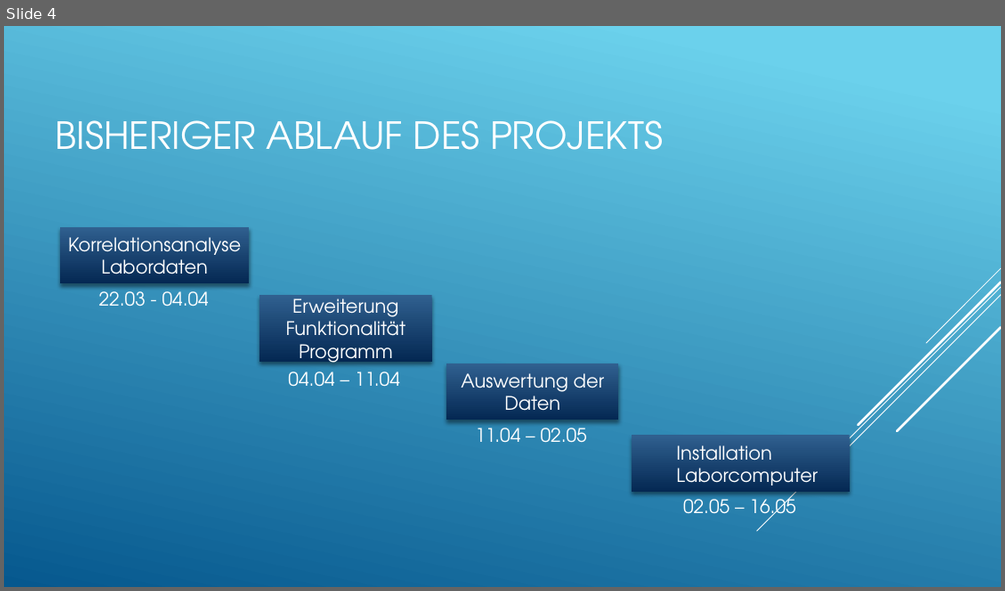
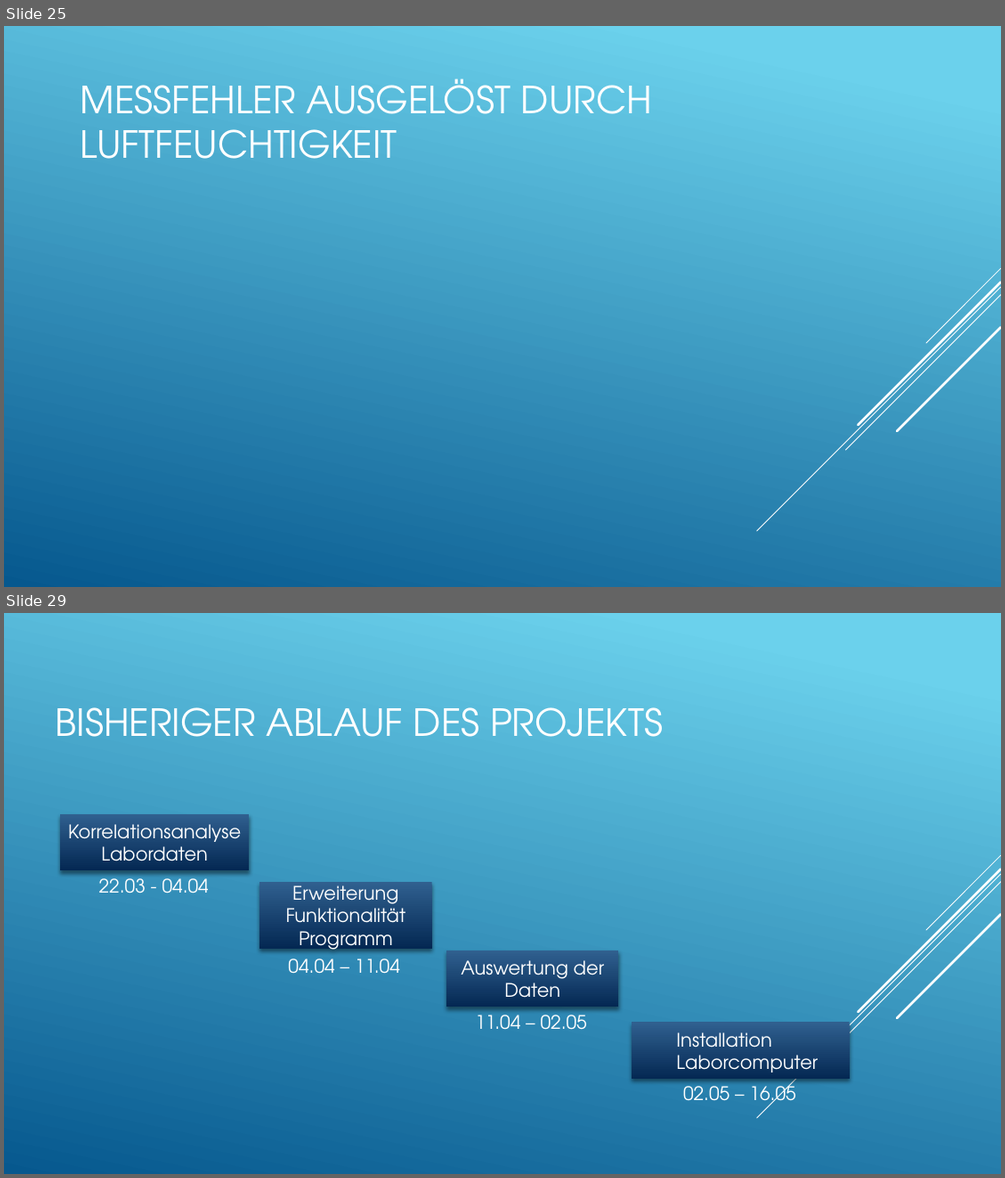
Before and after one commit to Dragnee1Natsu/Air-q-Projekt, a slide deck: Abschlusspräsentation.pptx. Shown one above the other, each under a label of ours: slide 4 before the commit, slides 25 and 29 after it; the slides between them are not shown. The pictures are 1005x591 and 1005x1178 pixels, drawn with LibreOffice and Linux fonts; fonts in the diff are those of the drawing. Boxes give left, top, right and bottom in pixels: in the first picture for what was removed or moved away, otherwise in the second. Text is boxed around its words. In the diff, an @@ line names an element or a change of style, - is before the commit and + after.

```diff
--- a/Abschlusspräsentation.pptx
+++ b/Abschlusspräsentation.pptx
@@ slide 25 added at (4, 26, 1001, 587), background gradient #6ED2EB to #06588E; not listed: 5 template elements that a slide beside it also shows @@
@@ title added at (81, 79, 652, 159), 36 pt, text #FFFFFF @@
+MESSFEHLER AUSGELÖST DURCH LUFTFEUCHTIGKEIT
@@ what was slide 4 is now slide 29 @@
```
Also in this commit, not shown: 4 slides changed, 25 other slides added, 3 slides removed.
